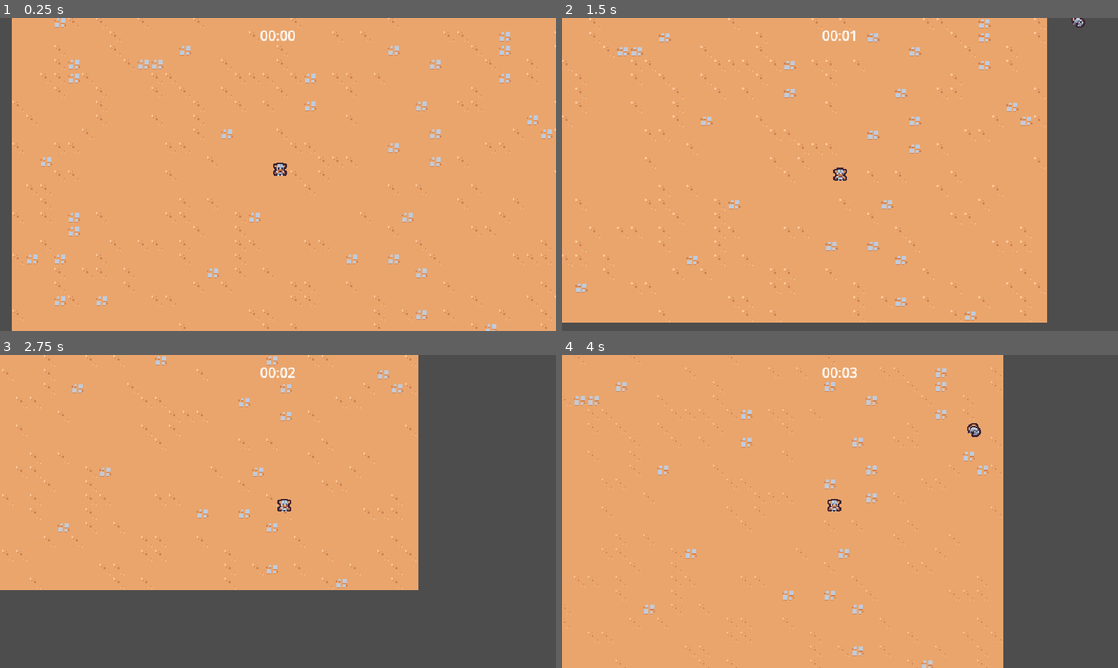
Above: before the commit, frames 1-4 (two rows, left to right).
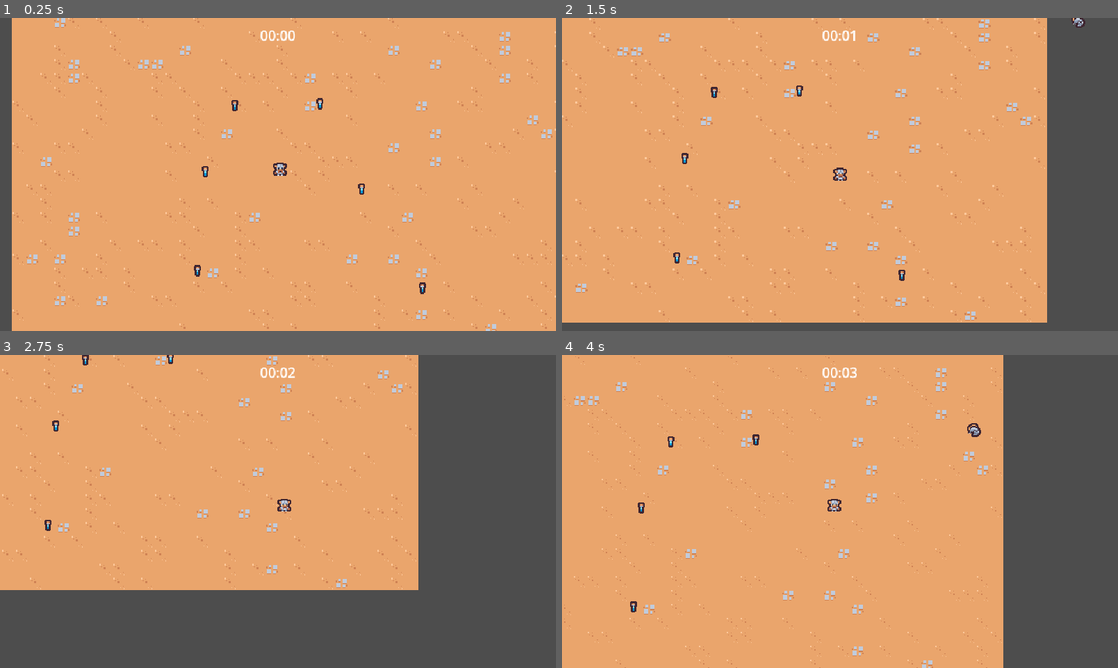
Above: after the commit, the same moments.

Repository: eddamazioribeiro/godot-survival-game
Game: Godot game, scene res://scenes/main/main.tscn
The game is run twice, just before and just after one commit, with the same random seed, the same clock (stepped at 60 frames per second) and the same inputs.
Inputs:
- Up to frame 1 (0.25 s): no input
- Up to frame 2 (1.5 s): hold D (move_right) 0.53-1.28 s; hold S (move_down) from 1.28 s (still down)
- Up to frame 3 (2.75 s): release S (move_down) at 2.03 s; hold D (move_right) from 2.03 s (still down)
- Up to frame 4 (4 s): release D (move_right) at 2.78 s; hold W (move_up) 2.78-3.53 s; hold A (move_left) from 3.53 s (still down)

The runs differ from the first frame. In frame 1, 0.2% of the frame differs, in the area x 34-77%, y 25-89%; in frame 2, 0.2%; in frame 3, 0.1%; in frame 4, 0.1%.

Commit message:
Creates experience vials

Diff:
--- a/project.godot
+++ b/project.godot
@@ -60,6 +60,12 @@
 2d_render/layer_2="Player"
 2d_render/layer_3="Enemy"
 2d_render/layer_4="EnemyCollision"
+2d_render/layer_5="PlayerPickup"
+2d_physics/layer_1="Terrain"
+2d_physics/layer_2="Player"
+2d_physics/layer_3="Enemy"
+2d_physics/layer_4="EnemyCollision"
+2d_physics/layer_5="PlayerPickup"
 
 [rendering]
 
--- a/scenes/basic_enemy/basic_enemy.tscn
+++ b/scenes/game_object/basic_enemy/basic_enemy.tscn
@@ -1,7 +1,7 @@
 [gd_scene load_steps=5 format=3 uid="uid://b7j2tpdene4yt"]
 
-[ext_resource type="Texture2D" uid="uid://o3lidor2xc70" path="res://scenes/basic_enemy/basic_enemy.png" id="1_fng3e"]
-[ext_resource type="Script" uid="uid://cirgxjq4q2fnf" path="res://scenes/basic_enemy/basic_enemy.gd" id="1_gxg7h"]
+[ext_resource type="Texture2D" uid="uid://o3lidor2xc70" path="res://scenes/game_object/basic_enemy/basic_enemy.png" id="1_fng3e"]
+[ext_resource type="Script" uid="uid://cirgxjq4q2fnf" path="res://scenes/game_object/basic_enemy/basic_enemy.gd" id="1_gxg7h"]
 
 [sub_resource type="CircleShape2D" id="CircleShape2D_xrbw7"]
 
--- /dev/null
+++ b/scenes/game_object/experience_vial/experience_vial.gd
@@ -0,0 +1,7 @@
+extends Node2D
+
+func _ready():
+	$Area2D.area_entered.connect(on_area_entered)
+
+func on_area_entered(other_area: Area2D):
+	queue_free()
--- /dev/null
+++ b/scenes/game_object/experience_vial/experience_vial.tscn
@@ -0,0 +1,20 @@
+[gd_scene load_steps=4 format=3 uid="uid://blleh52xyyap2"]
+
+[ext_resource type="Script" uid="uid://bv5ku21esn4o8" path="res://scenes/game_object/experience_vial/experience_vial.gd" id="1_jmuu1"]
+[ext_resource type="Texture2D" uid="uid://cwvc17mh3ixgp" path="res://scenes/game_object/experience_vial/experience_vial.png" id="2_orspf"]
+
+[sub_resource type="CircleShape2D" id="CircleShape2D_0himn"]
+radius = 16.0
+
+[node name="ExperienceVial" type="Node2D"]
+script = ExtResource("1_jmuu1")
+
+[node name="Area2D" type="Area2D" parent="."]
+collision_layer = 0
+collision_mask = 16
+
+[node name="CollisionShape2D" type="CollisionShape2D" parent="Area2D"]
+shape = SubResource("CircleShape2D_0himn")
+
+[node name="Sprite2D" type="Sprite2D" parent="."]
+texture = ExtResource("2_orspf")
--- a/scenes/game_camera/game_camera.tscn
+++ b/scenes/game_object/game_camera/game_camera.tscn
@@ -1,6 +1,6 @@
 [gd_scene load_steps=2 format=3 uid="uid://6ssjiotokl2n"]
 
-[ext_resource type="Script" uid="uid://bdelvxflmusww" path="res://scenes/game_camera/game_camera.gd" id="1_17y56"]
+[ext_resource type="Script" uid="uid://bdelvxflmusww" path="res://scenes/game_object/game_camera/game_camera.gd" id="1_17y56"]
 
 [node name="GameCamera" type="Camera2D"]
 script = ExtResource("1_17y56")
--- a/scenes/player/player.tscn
+++ b/scenes/game_object/player/player.tscn
@@ -1,8 +1,11 @@
-[gd_scene load_steps=5 format=3 uid="uid://8q188tbu3fd6"]
+[gd_scene load_steps=6 format=3 uid="uid://8q188tbu3fd6"]
 
-[ext_resource type="Texture2D" uid="uid://rgf1llh5v5lt" path="res://scenes/player/player.png" id="1_8afob"]
-[ext_resource type="Script" uid="uid://8a45ep53ape1" path="res://scenes/player/player.gd" id="1_dovo2"]
+[ext_resource type="Texture2D" uid="uid://rgf1llh5v5lt" path="res://scenes/game_object/player/player.png" id="1_8afob"]
+[ext_resource type="Script" uid="uid://8a45ep53ape1" path="res://scenes/game_object/player/player.gd" id="1_dovo2"]
 [ext_resource type="PackedScene" uid="uid://cv4auk7gr15bt" path="res://scenes/ability/sword_ability_controller/sword_ability_controller.tscn" id="2_gmlin"]
+
+[sub_resource type="CircleShape2D" id="CircleShape2D_s3670"]
+radius = 32.0
 
 [sub_resource type="CircleShape2D" id="CircleShape2D_8afob"]
 radius = 5.0
@@ -16,6 +19,14 @@
 
 [node name="SwordAbilityController" parent="AbilityManager" instance=ExtResource("2_gmlin")]
 
+[node name="Area2D" type="Area2D" parent="."]
+position = Vector2(0, -5)
+collision_layer = 16
+collision_mask = 0
+
+[node name="CollisionShape2D" type="CollisionShape2D" parent="Area2D"]
+shape = SubResource("CircleShape2D_s3670")
+
 [node name="Sprite2D" type="Sprite2D" parent="."]
 texture = ExtResource("1_8afob")
 offset = Vector2(0, -8)
--- a/scenes/main/main.tscn
+++ b/scenes/main/main.tscn
@@ -1,11 +1,12 @@
-[gd_scene load_steps=7 format=4 uid="uid://ciljvhhsvm3x7"]
+[gd_scene load_steps=8 format=4 uid="uid://ciljvhhsvm3x7"]
 
 [ext_resource type="PackedScene" uid="uid://dhwx4dujntyjt" path="res://scenes/ui/arena_time_ui.tscn" id="1_6q06x"]
-[ext_resource type="PackedScene" uid="uid://8q188tbu3fd6" path="res://scenes/player/player.tscn" id="1_hyk8p"]
+[ext_resource type="PackedScene" uid="uid://8q188tbu3fd6" path="res://scenes/game_object/player/player.tscn" id="1_hyk8p"]
 [ext_resource type="TileSet" uid="uid://cxo85x1vgf74i" path="res://resources/tileset.tres" id="1_iuonh"]
-[ext_resource type="PackedScene" uid="uid://6ssjiotokl2n" path="res://scenes/game_camera/game_camera.tscn" id="1_k2fmo"]
+[ext_resource type="PackedScene" uid="uid://6ssjiotokl2n" path="res://scenes/game_object/game_camera/game_camera.tscn" id="1_k2fmo"]
 [ext_resource type="PackedScene" uid="uid://bs3j7i41ul4pp" path="res://scenes/manager/enemy_manager.tscn" id="1_l3cfh"]
 [ext_resource type="PackedScene" uid="uid://dod1oumf6fl2r" path="res://scenes/manager/arena_time_manager.tscn" id="2_ow5a4"]
+[ext_resource type="PackedScene" uid="uid://blleh52xyyap2" path="res://scenes/game_object/experience_vial/experience_vial.tscn" id="7_hujxm"]
 
 [node name="Main" type="Node"]
 
@@ -28,3 +29,21 @@
 
 [node name="Player" parent="." instance=ExtResource("1_hyk8p")]
 position = Vector2(309, 184)
+
+[node name="ExperienceVial" parent="." instance=ExtResource("7_hujxm")]
+position = Vector2(257, 103)
+
+[node name="ExperienceVial2" parent="." instance=ExtResource("7_hujxm")]
+position = Vector2(223, 179)
+
+[node name="ExperienceVial3" parent="." instance=ExtResource("7_hujxm")]
+position = Vector2(355, 101)
+
+[node name="ExperienceVial4" parent="." instance=ExtResource("7_hujxm")]
+position = Vector2(403, 199)
+
+[node name="ExperienceVial5" parent="." instance=ExtResource("7_hujxm")]
+position = Vector2(473, 313)
+
+[node name="ExperienceVial6" parent="." instance=ExtResource("7_hujxm")]
+position = Vector2(214, 293)
--- a/scenes/manager/enemy_manager.tscn
+++ b/scenes/manager/enemy_manager.tscn
@@ -1,7 +1,7 @@
 [gd_scene load_steps=3 format=3 uid="uid://bs3j7i41ul4pp"]
 
 [ext_resource type="Script" uid="uid://c6uegnuknes87" path="res://scenes/manager/enemy_manager.gd" id="1_jybml"]
-[ext_resource type="PackedScene" uid="uid://b7j2tpdene4yt" path="res://scenes/basic_enemy/basic_enemy.tscn" id="2_1w3g6"]
+[ext_resource type="PackedScene" uid="uid://b7j2tpdene4yt" path="res://scenes/game_object/basic_enemy/basic_enemy.tscn" id="2_1w3g6"]
 
 [node name="EnemyManager" type="Node"]
 script = ExtResource("1_jybml")
Renamed: scenes/basic_enemy/basic_enemy.gd -> scenes/game_object/basic_enemy/basic_enemy.gd
Renamed: scenes/basic_enemy/basic_enemy.gd.uid -> scenes/game_object/basic_enemy/basic_enemy.gd.uid
Renamed: scenes/basic_enemy/basic_enemy.png -> scenes/game_object/basic_enemy/basic_enemy.png
Not shown, changed: scenes/game_object/basic_enemy/basic_enemy.png.import
Not shown, added: scenes/game_object/experience_vial/experience_vial.gd.uid
Binary file added: scenes/game_object/experience_vial/experience_vial.png
Not shown, changed: scenes/game_object/experience_vial/experience_vial.png.import
Renamed: scenes/game_camera/game_camera.gd -> scenes/game_object/game_camera/game_camera.gd
Renamed: scenes/game_camera/game_camera.gd.uid -> scenes/game_object/game_camera/game_camera.gd.uid
Renamed: scenes/player/player.gd -> scenes/game_object/player/player.gd
Renamed: scenes/player/player.gd.uid -> scenes/game_object/player/player.gd.uid
Renamed: scenes/player/player.png -> scenes/game_object/player/player.png
(and 1 more such lines)
